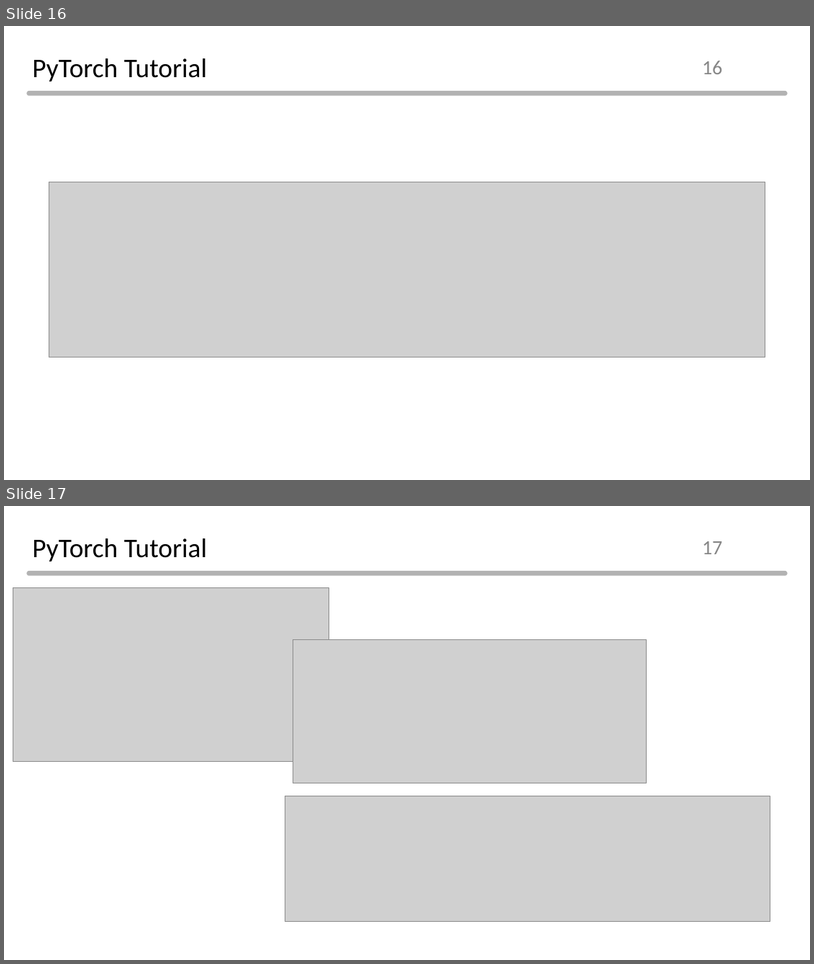
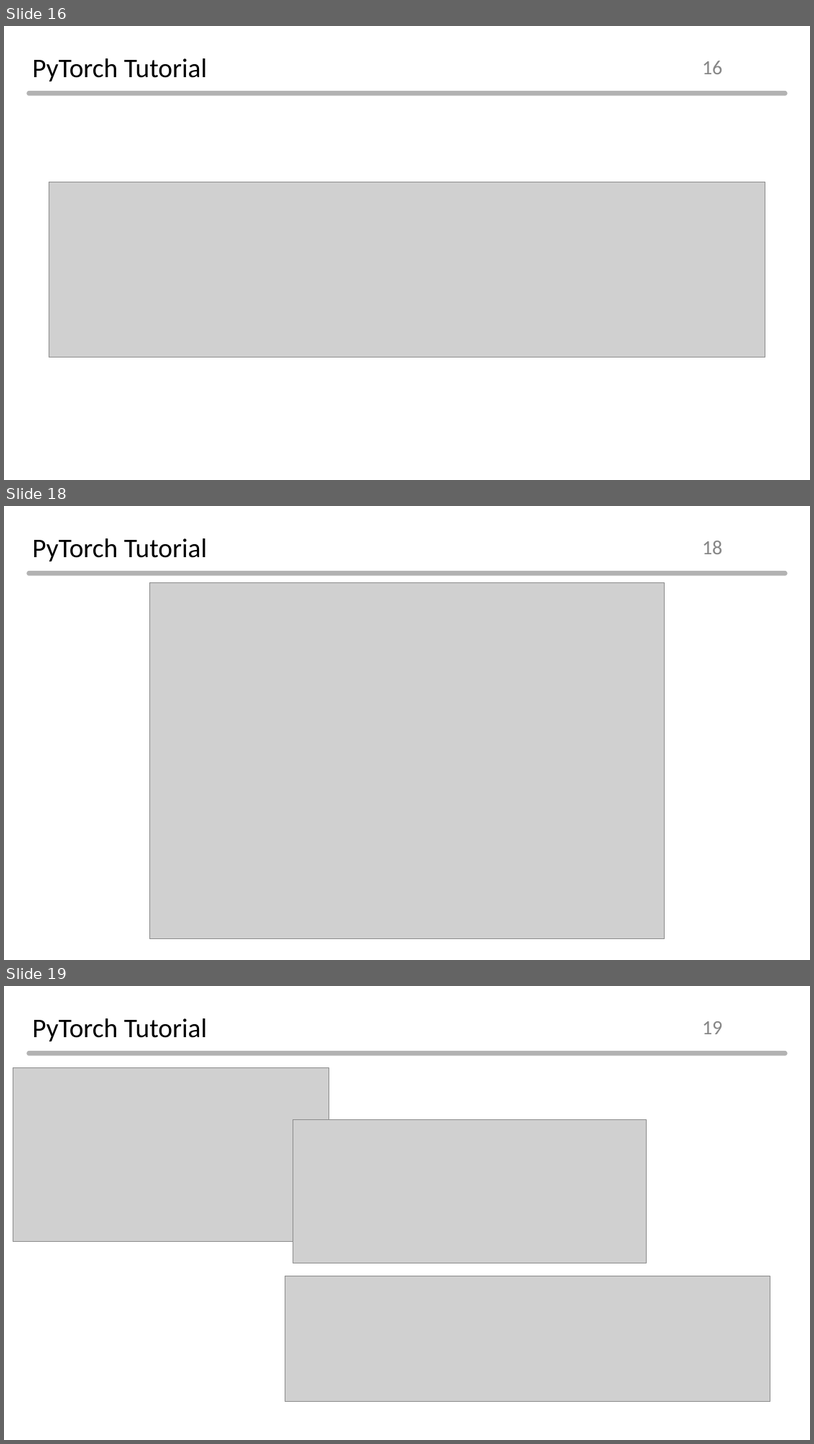
Before and after one commit to Normalist-K/aibd-2021-2, a slide deck: ppt/day1.pptx. Shown one above the other, each under a label of ours: slides 16 and 17 before the commit, slides 16, 18 and 19 after it; the slides between them are not shown. The pictures are 814x964 and 814x1444 pixels, drawn with LibreOffice and Linux fonts; fonts in the diff are those of the drawing; grey boxes stand for pictures; background and template pictures are left out. Boxes give left, top, right and bottom in pixels: in the first picture for what was removed or moved away, otherwise in the second. Text is boxed around its words. In the diff, an @@ line names an element or a change of style, - is before the commit and + after.

```diff
--- a/ppt/day1.pptx
+++ b/ppt/day1.pptx
@@ slide 18 added at (4,506,810,960), background #FFFFFF; not listed: 1 template element that a slide beside it also shows @@
@@ title added at (32,538,207,561), 32 pt, text #000000 @@
+PyTorch Tutorial
@@ page number added at (702,541,723,554), 24 pt, text #858585 @@
+18
@@ picture added at (149,582,665,939) @@
@@ what was slide 17 is now slide 19 @@
@@ page number at (702,1021,723,1034): text changed @@
-17
+19
```
Also in this commit, not shown: 2 other slides added, 26 other files.
